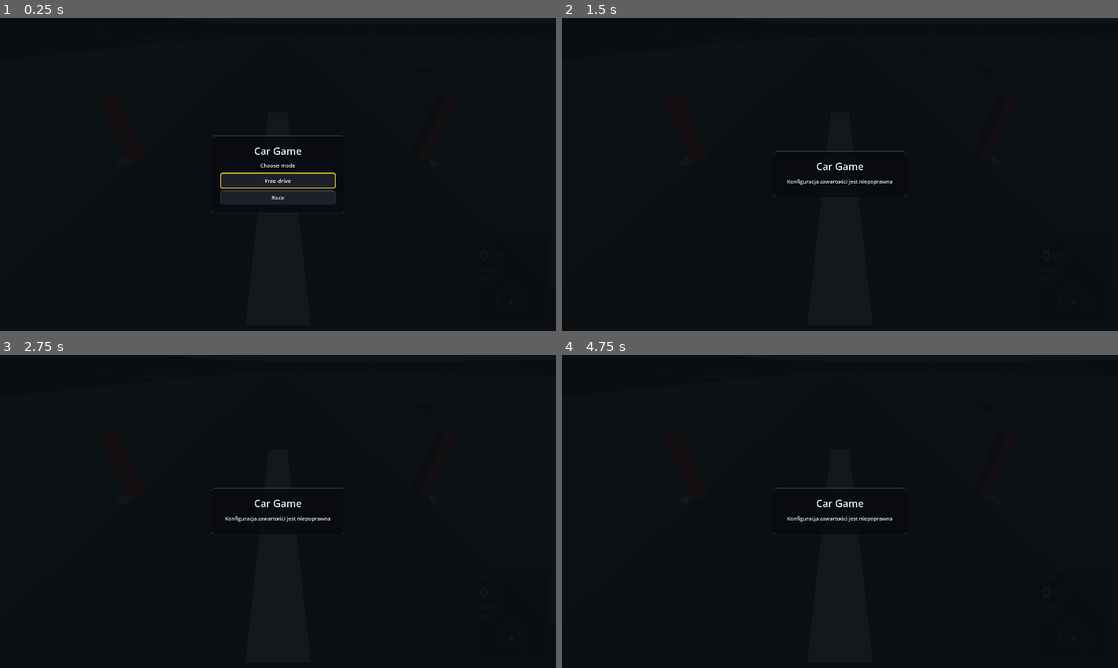
Above: before the commit, frames 1-4 (two rows, left to right).
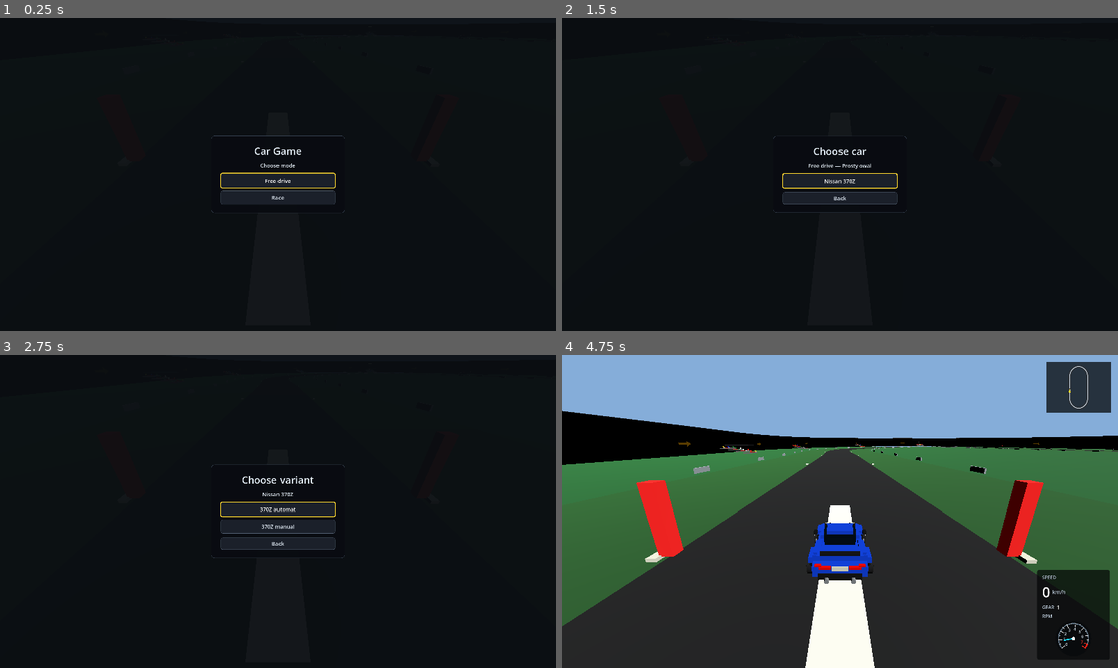
Above: after the commit, the same moments.

Repository: Dziuras98/car-game
Game: Godot game, scene res://scenes/startup.tscn
Two runs of this game, one before a commit and one after it. Both use one fixed random seed, a clock stepped at 60 frames per second and the inputs below.
Inputs (mouse positions are in pixels of both pictures, inside the frame that each line leads up to):
- Up to frame 1 (0.25 s): no input
- Up to frame 2 (1.5 s): click "Free drive" at 0.5 s; click (840, 180) at 1.25 s, where only the run after the commit has a clickable "Prosty owal"
- Up to frame 3 (2.75 s): click (278, 517) at 2 s, where only the run after the commit has a clickable "Nissan 370Z"
- Up to frame 4 (4.75 s): click (840, 508) at 2.75 s, where only the run after the commit has a clickable "370Z automat"; hold Right (steer-right) 3.53-4.28 s; hold C (camera-back) 3.53-4.28 s; hold Down (brake) from 4.28 s (still down); tap T (switch-car) at 4.35 s

The runs differ from the first frame. In frame 2, 1.8% of the frame differs, in the area x 38-62%, y 37-63%; in frame 3, 2.4%; in frame 4, 90%, in the area x 0-100%, y 0-100%.
Error before the commit: Invalid call. Nonexistent function 'has_committed_generation' in base 'Node3D (GeneratedTrack)'. (res://scripts/game/track_spawn_controller.gd:34)

Commit message:
Expose committed generation state

Diff:
--- a/scripts/race/generated_track.gd
+++ b/scripts/race/generated_track.gd
@@ -140,6 +140,15 @@
 
 func get_rebuild_count() -> int:
 	return _rebuild_count
+
+
+func has_committed_generation() -> bool:
+	return (
+		_geometry != null
+		and _rebuild_count > 0
+		and get_node_or_null(TrackGeneratedContentRoot.GENERATED_CONTENT_NAME) is Node3D
+		and get_checkpoint_gate_count() == get_checkpoint_count() + 1
+	)
 
 
 func request_rebuild() -> void:
